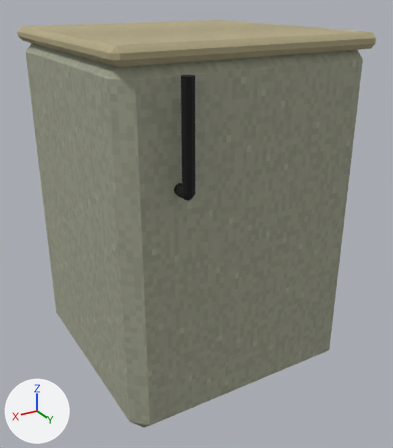
The Blender file development/levels/blender/level_laundry_washer.blend as it was, and as the next commit left it.
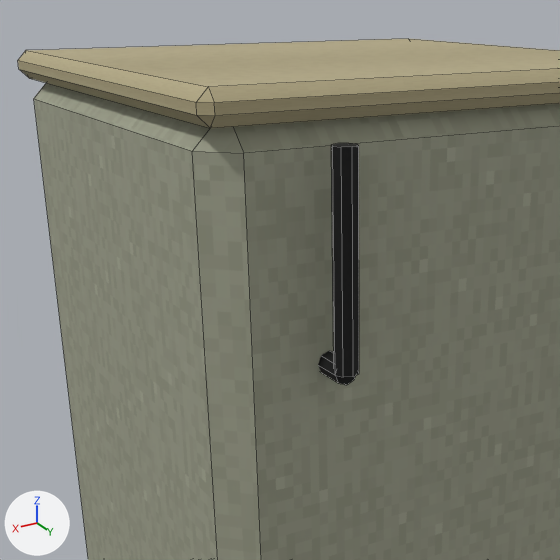
Each version is shown whole from a 50 mm lens placed at (0.679, 1.185, 0.957), pointed at (0.001, 0.053, 0.392), then close up on the part from 2% to 76% of the width and 0% to 65% of the height. Every picture has the same lights, and +X, +Y and +Z are marked at lower left. The last two pictures show the newer version. The close-ups show mesh edges as thin lines.

In view in the first close-up: 'level_laundry_washer'.
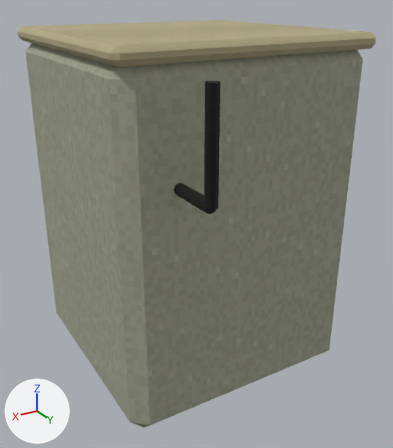
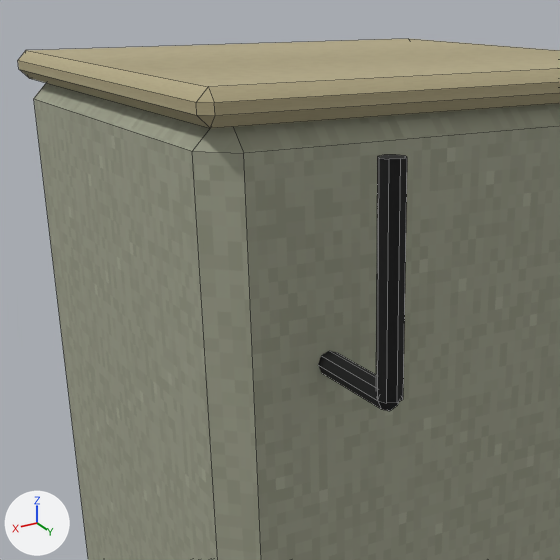
What changed in the scene script:
```text
Change me_cube:
    used by ob_level_laundry_washer; location = (0.0, 0.0, 0.0)
    before: 902 (0.203, 0.34, 0.6) at pixel (335, 375), 903 (0.199, 0.34, 0.591) at pixel (338, 383), 904 (0.19, 0.34, 0.587) at pixel (346, 385), 905 (0.181, 0.34, 0.591) at pixel (354, 379), 906 (0.177, 0.34, 0.6)
    before: 907 (0.181, 0.34, 0.609), 908 (0.19, 0.34, 0.613), 909 (0.199, 0.34, 0.609)
    remove me_cube.from_pydata(...)  # 990 vertices, 717 faces; spans x -0.315..0.315, y -0.37..0.353, z 0.0..0.873
    add me_cube.from_pydata(...)  # 990 vertices, 717 faces; spans x -0.315..0.315, y -0.37..0.433, z 0.0..0.873
    me_cube part 1: the loose piece of 16 vertices spanning x 0.177..0.203, y 0.327..0.353, z 0.6..0.82 is moved by (0.0, 0.08, 0.0)
    me_cube part 2
    add for i in [*range(902, 910)]: me_cube.vertices[i].co += Vector((0.0, 0.08, 0.0))
```

Boxes [x1, y1, x2, y2] around the edits, measured in the close-ups (560 x 560 px; the box of a moved part takes in the faces that stretch with it):
part 1 of me_cube, moved or reshaped
    before: [331, 143, 359, 377]
    after: [376, 155, 407, 403]
part 2 of me_cube, moved or reshaped
    before: [318, 351, 356, 385]
    after: [318, 351, 399, 411]
